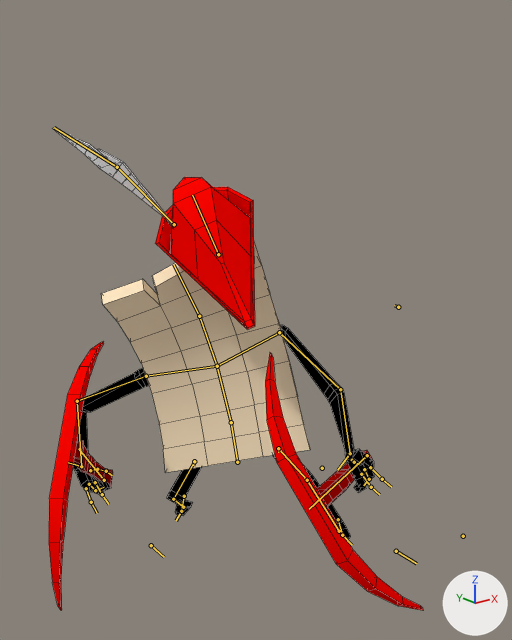
What one commit did to the Blender file Spellers/Units/Fire_4.blend.
Camera for both pictures: a camera (50 mm lens) standing at (-69.9, -87.1, 71.7) and looking at (-8.2, -10.0, 40.9). Arrows for +X, +Y and +Z are at lower right; the lights stay in place. Both versions are drawn at frame 130 of the action 'ActionUltimate'; the numbers are the values there. The bones that bend it are drawn over the model as lines. Mesh edges are drawn as thin lines.

In view in the first picture: 'Fire_4'.
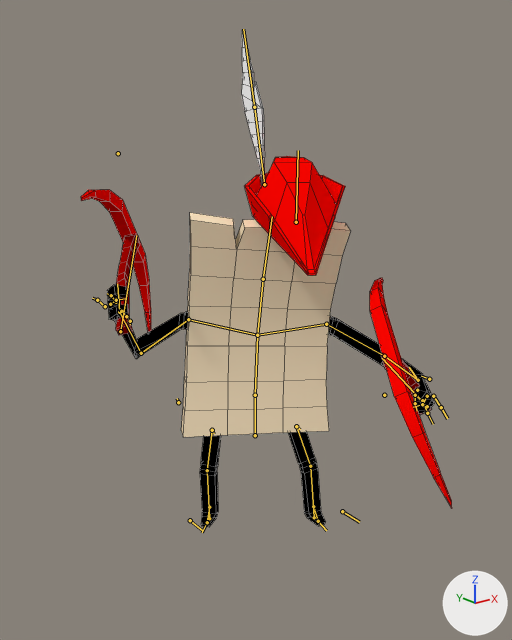
The change in detail:
Bone 'Foot_ctr.L' (bone_foot_ctr_l) moves from (-0.7, 12.7, -0.1) to (-0.3, 6.9, -0.1).
Bone 'Foot_ctr.L' (bone_foot_ctr_l) turns from (0, 1, -16) to (0, 0, -13) degrees about its own x, y and z.
Bone 'Foot_ctr.R' (bone_foot_ctr_r) moves from (1.5, -10.4, 0.0) to (0.0, -4.5, 0.0).
Bone 'Knee_Pole.R' (bone_knee_pole_r) moves from (17.0, -3.6, -4.6) to (10.5, -2.9, -2.5).
Bone 'Pelvis' (bone_pelvis) moves from (-3.9, -5.6, -0.5) to (-1.3, -0.8, 1.0).
Bone 'Pelvis' (bone_pelvis) turns from (-19, -36, 11) to (-12, -29, -3) degrees about its own x, y and z.
Bone 'Hand_ctr.L' (bone_hand_ctr_l) moves from (-18.7, -17.0, 14.3) to (-11.4, -9.4, 9.3).
Bone 'Hand_ctr.L' (bone_hand_ctr_l) turns from (118, -7, -62) to (118, -41, -81) degrees about its own x, y and z.
Bone 'Finger_03_001.L' (bone_finger_03_001_l) turns from (-1, 0, 0) to (36, 0, 0) degrees about its own x, y and z.
Bone 'Finger_03_002.L' (bone_finger_03_002_l) turns from (53, 0, 0) to (38, 0, 0) degrees about its own x, y and z.
Bone 'Hand_ctr.R' (bone_hand_ctr_r) moves from (11.7, -14.8, 5.4) to (14.4, 1.6, -0.3).
Bone 'Hand_ctr.R' (bone_hand_ctr_r) turns from (96, 25, 119) to (-66, 55, -58) degrees about its own x, y and z.
Bone 'Finger_03_001.R' (bone_finger_03_001_r) turns from (-1, 0, 0) to (36, 0, 0) degrees about its own x, y and z.
Bone 'Finger_03_002.R' (bone_finger_03_002_r) turns from (53, 0, 0) to (38, 0, 0) degrees about its own x, y and z.
Bone 'Spine_001' (bone_spine_001) turns from (11, 2, 4) to (9, -1, -1) degrees about its own x, y and z.
Bone 'Spine_002' (bone_spine_002) turns from (11, 2, 4) to (9, -1, -1) degrees about its own x, y and z.
Bone 'Head' (bone_head) turns from (11, 1, 5) to (9, -1, -1) degrees about its own x, y and z.
Bone 'Bone_Hat_001' (bone_bone_hat_001) moves from (6.8, 0.0, 0.4) to (3.9, 0.6, -0.1).
Bone 'Bone_Hat_001' (bone_bone_hat_001) turns from (-1, 1, 0) to (-14, 2, 4) degrees about its own x, y and z.
Bone 'Bone_Wing_001' (bone_bone_wing_001) turns from (-2, 11, 17) to (2, 1, -7) degrees about its own x, y and z.
Bone 'Bone_Wing_002' (bone_bone_wing_002) turns from (-3, 10, 17) to (-2, 0, 2) degrees about its own x, y and z.
Bone 'Elbow_Pole.L' (bone_elbow_pole_l) moves from (7.6, -2.3, 1.3) to (11.1, -0.9, -12.9).
Bone 'Elbow_Pole.R' (bone_elbow_pole_r) moves from (-17.9, -2.0, 0.4) to (13.6, 5.7, -17.1).
Bone 'Weapon.R' (bone_weapon_r) turns from (15, -35, -11) to (11, 4, -3) degrees about its own x, y and z.
Bone 'Weapon_Errow.R' (bone_weapon_errow_r) moves from (19.0, -43.4, 46.1) to (0.6, -1.4, 1.5).
Bone 'Weapon_Errow.R' (bone_weapon_errow_r) turns from (91, 1, -43) to (3, -1, -1) degrees about its own x, y and z.

Changed parts and their boxes [x1, y1, x2, y2] in the pictures (512 x 640 px):
'Fire_4', posed
    before: [49, 127, 423, 610]
    after: [81, 29, 452, 527]
bone 'Foot_ctr.L', root to tip
    before: (339, 531) to (342, 535)
    after: (314, 517) to (318, 521)
bone 'Foot_ctr.R', root to tip
    before: (183, 507) to (181, 511)
    after: (209, 518) to (207, 522)
bone 'Knee_Pole.R', root to tip
    before: (151, 545) to (164, 557)
    after: (190, 520) to (203, 531)
bone 'Pelvis', root to tip
    before: (237, 462) to (231, 422)
    after: (255, 435) to (255, 395)
bone 'Hand_ctr.L', root to tip
    before: (350, 453) to (337, 470)
    after: (418, 380) to (409, 367)
bone 'Finger_03_001.L', root to tip
    before: (364, 469) to (369, 479)
    after: (427, 396) to (422, 404)
bone 'Finger_03_002.L', root to tip
    before: (369, 479) to (363, 485)
    after: (422, 404) to (413, 407)
bone 'Hand_ctr.R', root to tip
    before: (81, 466) to (68, 462)
    after: (119, 312) to (117, 283)
bone 'Finger_03_001.R', root to tip
    before: (89, 484) to (95, 490)
    after: (110, 304) to (116, 300)
bone 'Finger_03_002.R', root to tip
    before: (95, 490) to (104, 487)
    after: (116, 300) to (126, 298)
bone 'Spine_001', root to tip
    before: (231, 422) to (217, 366)
    after: (255, 395) to (257, 335)
bone 'Spine_002', root to tip
    before: (217, 366) to (199, 316)
    after: (257, 335) to (263, 279)
bone 'Head', root to tip
    before: (199, 316) to (173, 264)
    after: (263, 279) to (272, 216)
bone 'Bone_Hat_001', root to tip
    before: (218, 254) to (192, 195)
    after: (296, 222) to (298, 150)
bone 'Bone_Wing_001', root to tip
    before: (174, 224) to (117, 167)
    after: (264, 184) to (254, 107)
bone 'Bone_Wing_002', root to tip
    before: (117, 167) to (54, 127)
    after: (254, 107) to (243, 29)
bone 'Elbow_Pole.L', root to tip
    before: (398, 307) to (394, 305)
    after: (429, 379) to (421, 376)
bone 'Weapon.R', root to tip
    before: (104, 480) to (78, 448)
    after: (120, 331) to (136, 235)
bone 'Weapon_Errow.R', root to tip
    before: (463, 536) to (463, 536)
    after: (118, 153) to (118, 153)
